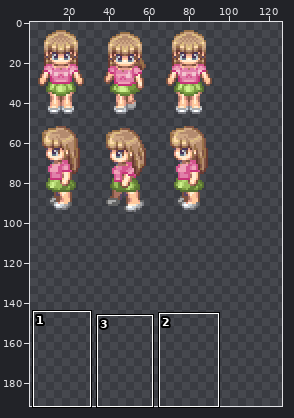
Two versions of one sprite sheet, res/01_player.png. The first picture is a wide view before the edit; the outline marks the close-up.
Close-up. As it was:
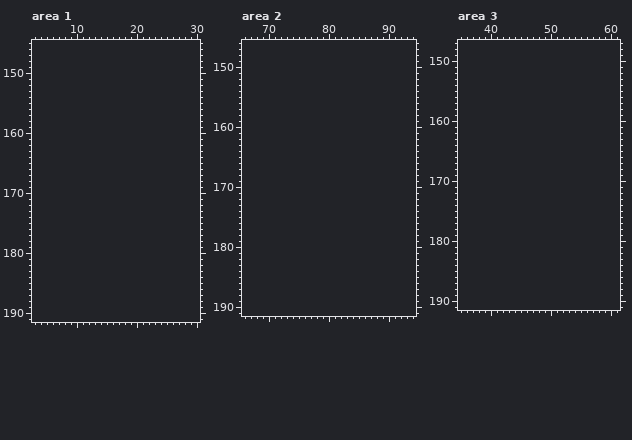
The file is 95x95 pixels. Shown: area 1: x 3..30, y 145..191; area 2: x 66..94, y 146..191; area 3: x 35..61, y 147..191. The old version is drawn lined up with the new one, on the new canvas. The wide view leaves out empty margins. The commit also changed other parts of the picture, which this record leaves out.
The result:
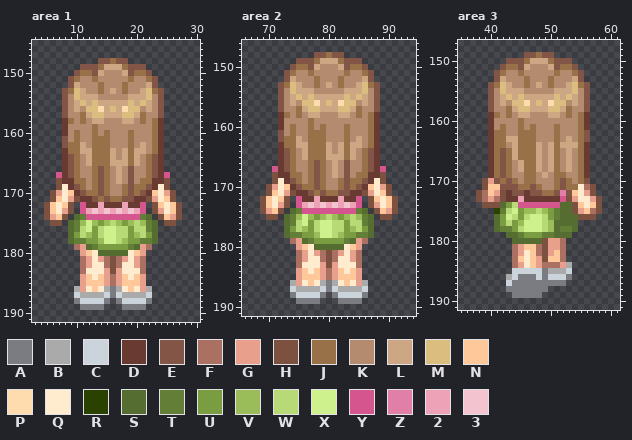
Palette (. is transparent): A #7b7b82  B #aaaaaa  C #ccd4db  D #693a32  E #825546  F #aa7162  G #e8a08d  H #7c513f  J #997148  K #b48b6f  L #cda684  M #dcbd80  N #ffc89b  P #ffdcad  Q #ffebce  R #2a4100  S #566d31  T #637f37  U #7a9d41  V #9abd59  W #b7da76  X #cef18d  Y #d5558e  Z #e17fa9  2 #eea2b8  3 #f3c3cf
Changes in this commit:
canvas 95x95 -> 128x192
Changed rows in their new state; - is an unchanged pixel.
Area 1:
first column x 5:
148 ---------EEJEE---------
149 ------EEEJLLLJEEE------
150 -----EJJELKKKLEJJE-----
151 ----EJKKJKKKKKJKKJE----
152 ----ELKKKJKKKJKKKLE----
153 ---EJMLKKJKLKJKKLMJE---
154 ---EKMLLLKKKKKLLLMKE---
155 ---EKLMLMLLLLLMLMLKE---
156 ---EKLKMMPLMLPMMKLKE---
157 ---EKKJLMMLLLMMLJKKE---
158 ---DJKJKLLKKKLLKJKJD---
159 ---DKKKKJKKKKKKKKKJD---
160 ---DKJKKJKJKKKJKKKJD---
161 ---EKJKKJJJKKKJKKKJD---
162 ---EJJLKJJJKKKJKLKJD---
163 ---DJJLLJJJLKLJLLKJD---
164 ---DEJKLJJJLKLJLKJED---
165 ---DEJKLJJJLLLJLKJED---
166 ---DEJKKJEJKLKEKKJED---
167 --YDEJKKJEJKLKEKKJEDY--
168 --HDDJJKJEJKLKEKJJDDH--
169 --HQDEJKJEJKKJEJJEDQH--
170 -HGQNDEJJEJKKJEJEDNQGH-
171 -HNQGHDDEJEJJEEDDHGQNH-
172 HNQNH-YDD2DDD2DDY-HNQNH
173 HNQGH-Y232323232Y-HGQNH
174 HGNH-STYYYYYYYYYTS-HNGH
175 -HH-STVXVUVWVUVWVTS-HH-
176 ----STWXUWXXWWUWWTS----
177 ----SUWVUWXXWWUVWUS----
178 ----STTUUVXXWVUUTTS----
179 -----FGSTUUUUUTSGF-----
180 ------GNQSSSSSQNG------
181 ------FGQGFHFGQGF------
182 ------FGQQFHFQQGF------
183 ------FQQQGHGQQQF------
184 ------GNQNGFGNQNG------
185 ------GNNNGFGNNNG------
186 -----BGQNQBABQNQGB-----
187 -----CBBBBCACBBBBC-----
188 -----ACCCCA-ACCCCA-----
189 ------AAAA---AAAA------
Area 2:
first column x 69:
148 ---------EEJEE---------
149 ------EEEJLLLJEEE------
150 -----EJJELKKKLEJJE-----
151 ----EJKKJKKKKKJKKJE----
152 ----ELKKKJKKKJKKKLE----
153 ---EJMLKKJKLKJKKLMJE---
154 ---EKMLLLKKKKKLLLMKE---
155 ---EKLMLMLLLLLMLMLKE---
156 ---EKLKMMPLMLPMMKLKE---
157 ---EKKJLMMLLLMMLJKKE---
158 ---DJKJKLLKKKLLKJKJD---
159 ---DKKKKJKKKKKKKKKJD---
160 ---DKJKKJKJKKKJKKKJD---
161 ---EKJKKJJJKKKJKKKJD---
162 ---EJJLKJJJKKKJKLKJD---
163 ---DJJLLJJJLKLJLLKJD---
164 ---DEJKLJJJLKLJLKJED---
165 ---DEJKLJJJLLLJLKJED---
166 ---DEJKKJEJKLKEKKJED---
167 --YDEJKKJEJKLKEKKJEDY--
168 --HDDJJKJEJKLKEKJJDDH--
169 --HQDEJKJEJKKJEJJEDQH--
170 -HGQNDEJJEJKKJEJEDNQGH-
171 -HNQGHDDEJEJJEEDDHGQNH-
172 HNQNH-YDD2DDD2DDY-HNQNH
173 HNQGH-Y232323232Y-HGQNH
174 HGNH-STYYYYYYYYYTS-HNGH
175 -HH-STVXVUVWVUVWVTS-HH-
176 ----STWXUWXXWWUWWTS----
177 ----SUWVUWXXWWUVWUS----
178 ----STTUUVXXWVUUTTS----
179 -----FGSTUUUUUTSGF-----
180 ------GNQSSSSSQNG------
181 ------FGQGFHFGQGF------
182 ------FGQQFHFQQGF------
183 ------FQQQGHGQQQF------
184 ------GNQNGFGNQNG------
185 ------GNNNGFGNNNG------
186 -----BGQNQBABQNQGB-----
187 -----CBBBBCACBBBBC-----
188 -----ACCCCA-ACCCCA-----
189 ------AAAA---AAAA------
Area 3:
first column x 38:
149 --------EEJEE--------
150 -----EEEJLLLJEEE-----
151 ----EJJELKKKLEJJE----
152 ---EJKKJKKKKKJKKJE---
153 ---ELKKKJKKKJKKKLE---
154 --EJMLKKJKLKJKKLMJE--
155 --EKMLLLKKKKKLLLMKE--
156 --EKLMLMLLLLLMLMLKE--
157 --EKLKMMPLMLPMMKLKE--
158 --EKKJLMMLLLMMLJKKE--
159 --DJKJKLLKKKLLKJKJD--
160 --DKKKKJKKKKKKKKKJD--
161 --DKJKKJKJKKKJKKKJD--
162 --DJJKKJJJKKKJKKKJE--
163 --DJJLLJJJKKKJKLKJE--
164 --DJJKLJJJLKLJLLLJD--
165 --DJEJLJJJLKLJKLKJD--
166 --DJEJLJJJLKLJKLKJD--
167 --DJEJKLJJLKLJKLKJD--
168 --DJEJKLJJLKLJKLKJD--
169 --DJEJKKJJKLKJJKKJD--
170 -HGEJEJKJJKKKJEJKJH--
171 -HNNEEEJJEJKKJEJJQFH-
172 HFNGHDEEDEEJJEZENQGH-
173 HFGFHDD2DDDDDDYHGQQGH
174 -HHHSUWYYYYYYYSSHNQNH
175 ---RTWXUVVWVUTSSHGNFH
176 ---SUXWUWXXWUTSSSHHH-
177 ---SUWUVXXXWVSSSS----
178 ---STTUWXXXWVSTTS----
179 -----SSTUUUTTSSS-----
180 ------SSSSSHGGF------
181 ------FGNNFHGGF------
182 ------FGQNFHGNF------
183 ------FNQNGHNNF------
184 ------FGQNGFFFGB-----
185 ------CCCCCABBBC-----
186 -----BCAAACACCCA-----
187 -----CAAAAAAAAA------
188 -----AAAAAAA---------
189 ------AAAAA----------
